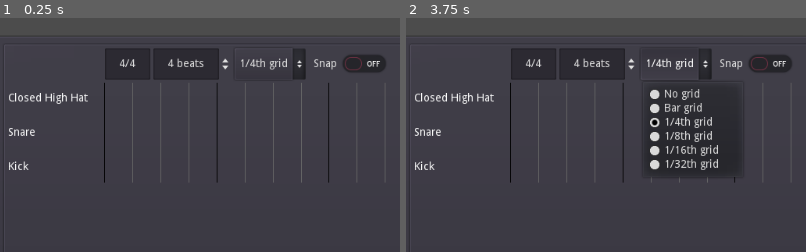
Above: before the commit, frames 1-2 (left to right).
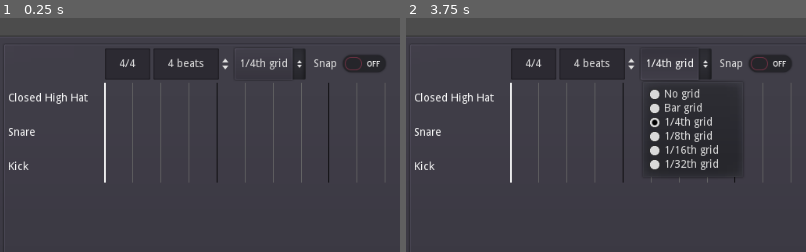
Above: after the commit, the same moments.

Repository: BenjaminNavarro/groooves
Game: Godot game, scene res://main.tscn
Two runs of this game, one before a commit and one after it. Both use one fixed random seed, a clock stepped at 60 frames per second and the inputs below.
Inputs (mouse positions are % of the whole screen's width and height, from its top left):
- Up to frame 1 (0.25 s): no input
- Up to frame 2 (3.75 s): click "Stop" at 0.5 s; click "Play" at 1.25 s; click "Play" at 2 s; click (28, 11) at 2.77 s; click "1/4th grid" at 3.5 s
The pictures show only the part of the screen within x 30-80%, y 0-50%; the shares and areas given below are measured in that part.

The runs differ from the first frame. In frame 1, 0.2% of the frame differs, in the area x 26-27%, y 27-71%; in frame 2, 0.2%.

Commit message:
feat: draw playhead

Diff:
--- a/main.tscn
+++ b/main.tscn
@@ -169,6 +169,9 @@
 margin_right = 698.0
 margin_bottom = 172.0
 script = ExtResource( 10 )
+audio_track = NodePath("../../../../../../../Track")
+playhead_color = Color( 1, 1, 1, 1 )
+playhead_width = 2.0
 sub_line_color = Color( 0.4, 0.4, 0.4, 1 )
 
 [node name="ClosedHighHat" parent="UI/VBoxContainer/TabContainer/Grooves/Editor/GridContainer/Tracks" instance=ExtResource( 9 )]
--- a/src/track.gd
+++ b/src/track.gd
@@ -63,8 +63,16 @@
 
 var groove: Groove setget set_groove
 var state:int = State.Stopped setget ,get_state
+var current_position := 0.0
+var current_time := 0.0
 
 onready var _timers := $Timers
+
+func _process(delta: float):
+	if state == State.Playing:
+		current_time += delta
+		current_position = _sec_to_beat_pos(current_time)
+
 
 func play():
 	if not groove:
@@ -80,6 +88,8 @@
 	# warning-ignore:return_value_discarded
 	timer.connect("timeout", self, "groove_finished")
 	timer.start()
+	current_position = 0
+	current_time = 0
 	state = State.Playing
 
 
@@ -103,6 +113,8 @@
 		timer.stop()
 		timer.queue_free()
 	state = State.Stopped
+	current_position = 0
+	current_time = 0
 
 
 func set_tempo(new_tempo: float):
@@ -149,3 +161,9 @@
 		return 0.0001
 	else:
 		return secs
+
+
+func _sec_to_beat_pos(secs: float):
+	var beat_length := 60.0 / tempo
+	var pos := secs / beat_length
+	return pos
--- a/src/ui/tracks_ui.gd
+++ b/src/ui/tracks_ui.gd
@@ -1,6 +1,9 @@
 extends Control
 class_name GrooveTracksUI
 
+export(NodePath) var audio_track
+export(Color) var playhead_color: Color
+export(float) var playhead_width := 1.0
 export(Color) var line_color: Color
 export(float) var line_width := 1.0
 export(Color) var sub_line_color: Color
@@ -11,9 +14,10 @@
 onready var editor := get_parent().get_parent()
 
 var _dirty := false
-
+var _audio_track: Track
 
 func _ready():
+	_audio_track = get_node(audio_track)
 	# warning-ignore:return_value_discarded
 	editor.connect("div_per_beat_changed", self, "set_dirty")
 	# warning-ignore:return_value_discarded
@@ -21,7 +25,7 @@
 
 
 func _process(_delta):
-	if _dirty:
+	if _dirty or _audio_track.state == Track.State.Playing:
 		update()
 		_dirty = false
 
@@ -29,6 +33,7 @@
 func _draw():
 	var divs = editor.length * editor.div_per_beat
 	_draw_grid(divs, editor.div_per_beat)
+	_draw_playhead()
 
 
 func add_note(event: Track.Event):
@@ -51,6 +56,16 @@
 		snap_locations.push_back(x_pos)
 
 
+func _draw_playhead():
+	var beat_size: float = rect_size.x / editor.length
+	var x_pos := beat_size * _audio_track.current_position
+	var y_start = 0
+	var y_end = rect_size.y
+	var from := Vector2(x_pos, y_start)
+	var to := Vector2(x_pos, y_end)
+	draw_line(from, to, playhead_color, playhead_width)
+
+
 func set_dirty(_dummy):
 	_dirty = true
 
